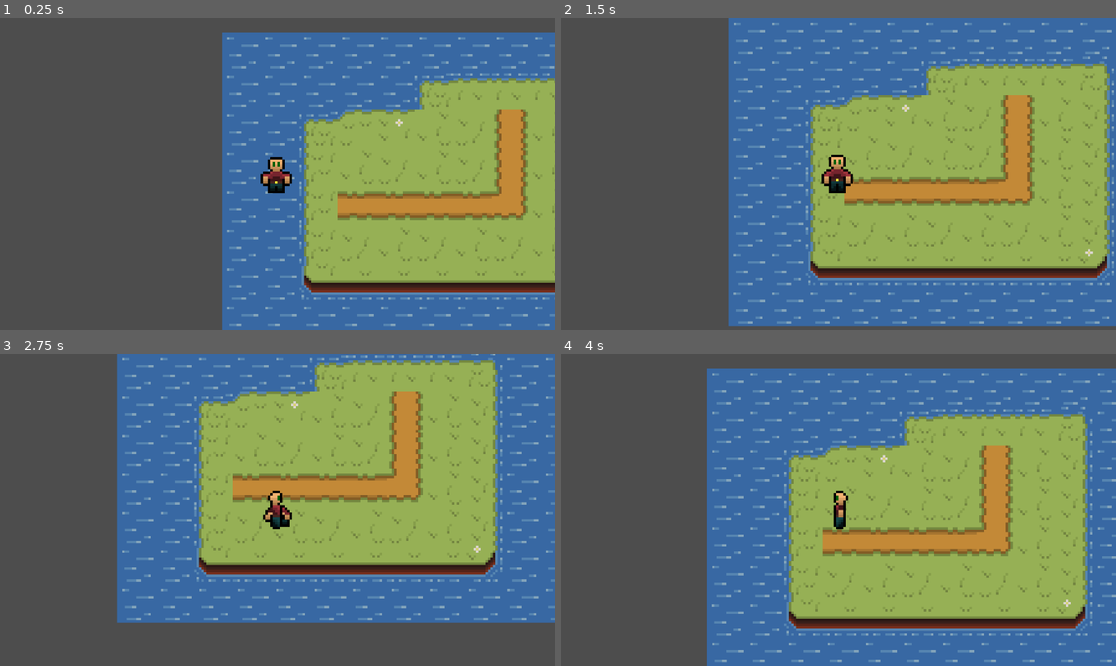
Above: before the commit, frames 1-4 (two rows, left to right).
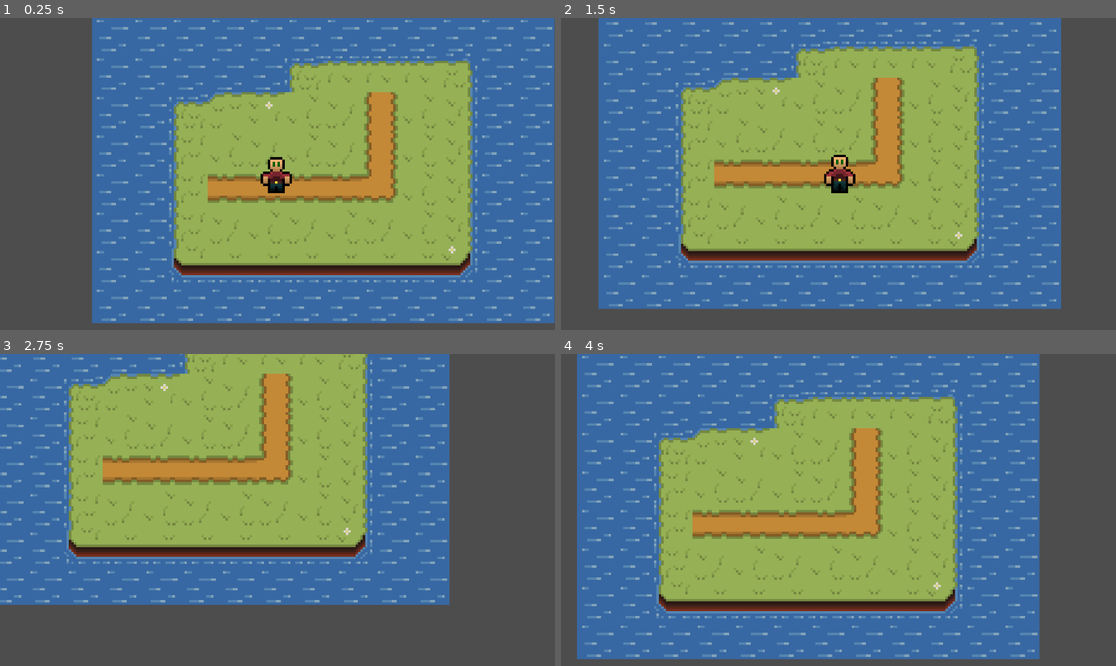
Above: after the commit, the same moments.

Repository: Sanyasoso/Gamegodot
Game: Godot game, scene res://Scenes/maintcn.tscn
Same seed, same stepped clock (60 frames per second), same inputs: the game is played once before the commit and once after it.
Inputs:
- Up to frame 1 (0.25 s): no input
- Up to frame 2 (1.5 s): hold D (Walk_right) 0.53-1.28 s; hold S (Walk_down) from 1.28 s (still down)
- Up to frame 3 (2.75 s): release S (Walk_down) at 2.03 s; hold D (Walk_right) from 2.03 s (still down)
- Up to frame 4 (4 s): release D (Walk_right) at 2.78 s; hold W (Walk_up) 2.78-3.53 s; hold A (Walk_left) from 3.53 s (still down)

The runs differ from the first frame. In frame 1, 61% of the frame differs, in the area x 16-100%, y 0-100%; in frame 2, 69%; in frame 3, 69%; in frame 4, 75%, in the area x 2-100%, y 0-100%.

Commit message:
volk

Diff:
--- a/новый-игровой-проект/Scenes/maintcn.tscn
+++ b/новый-игровой-проект/Scenes/maintcn.tscn
@@ -56,5 +56,4 @@
 tile_set = SubResource("TileSet_6iach")
 
 [node name="Player" parent="." instance=ExtResource("1_s8uyl")]
-position = Vector2(44, 92.715)
-speed = 0.5
+position = Vector2(98, 100)
Binary file changed: новый-игровой-проект/Sprites/player_animation/character_walk_animations.png
